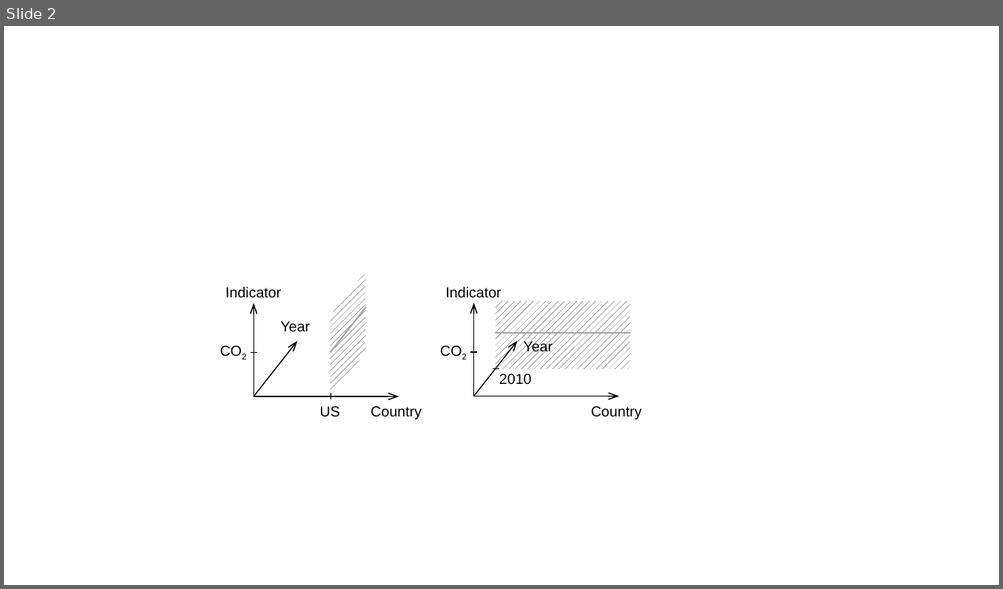
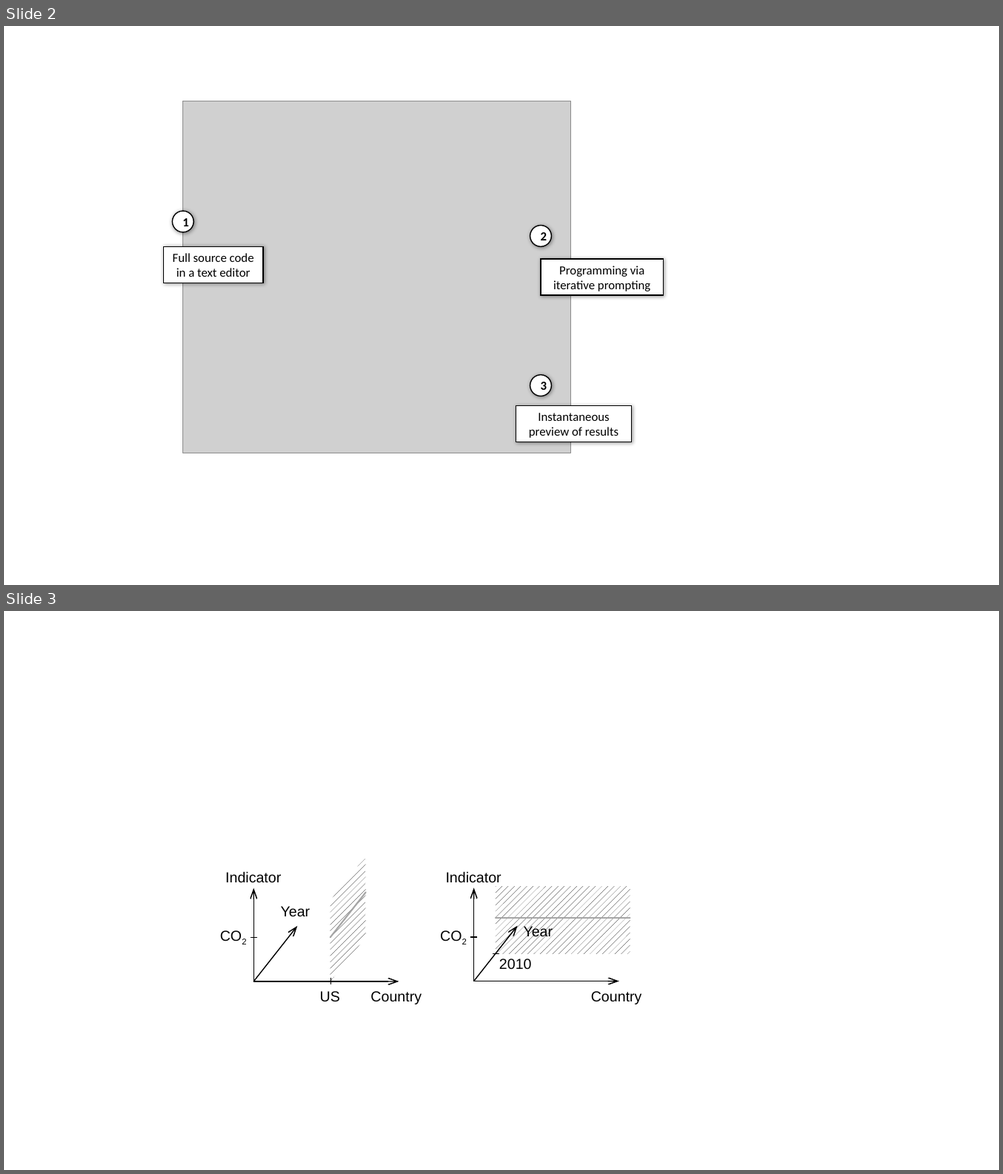
Before and after one commit to the-gamma/thegamma-publications, a slide deck: wip-design/figures/thegamma.pptx. Shown one above the other, each under a label of ours: slide 2 before the commit, slides 2 and 3 after it. The pictures are 1003x589 and 1003x1174 pixels, drawn with LibreOffice and Linux fonts; fonts in the diff are those of the drawing; grey boxes stand for pictures. Boxes give left, top, right and bottom in pixels: in the first picture for what was removed or moved away, otherwise in the second. Text is boxed around its words. In the diff, an @@ line names an element or a change of style, - is before the commit and + after.

```diff
--- a/wip-design/figures/thegamma.pptx
+++ b/wip-design/figures/thegamma.pptx
@@ slide 2 added at box(4, 26, 999, 585), background #FFFFFF @@
@@ picture added at box(183, 101, 570, 453) @@
@@ ellipse added at box(173, 211, 194, 232), fill #FFFFFF, outline #000000 1 pt, 12 pt, text #000000, bold @@
+1
@@ ellipse added at box(530, 225, 552, 247), fill #FFFFFF, outline #000000 1 pt, 12 pt, text #000000, bold @@
+2
@@ rectangle added at box(164, 247, 263, 284), fill #FFFFFF, outline #000000 1 pt, 12 pt, text #000000 @@
+Full source code in a text editor
@@ rectangle added at box(540, 259, 663, 295), fill #FFFFFF, outline #000000 1 pt, 12 pt, text #000000 @@
+Programming via iterative prompting
@@ ellipse added at box(530, 375, 552, 397), fill #FFFFFF, outline #000000 1 pt, 12 pt, text #000000, bold @@
+3
@@ rectangle added at box(516, 406, 632, 443), fill #FFFFFF, outline #000000 1 pt, 12 pt, text #000000 @@
+Instantaneous preview of results
@@ what was slide 2 is now slide 3 @@
```
Also in this commit, not shown: 1 slide changed, 17 other files.
